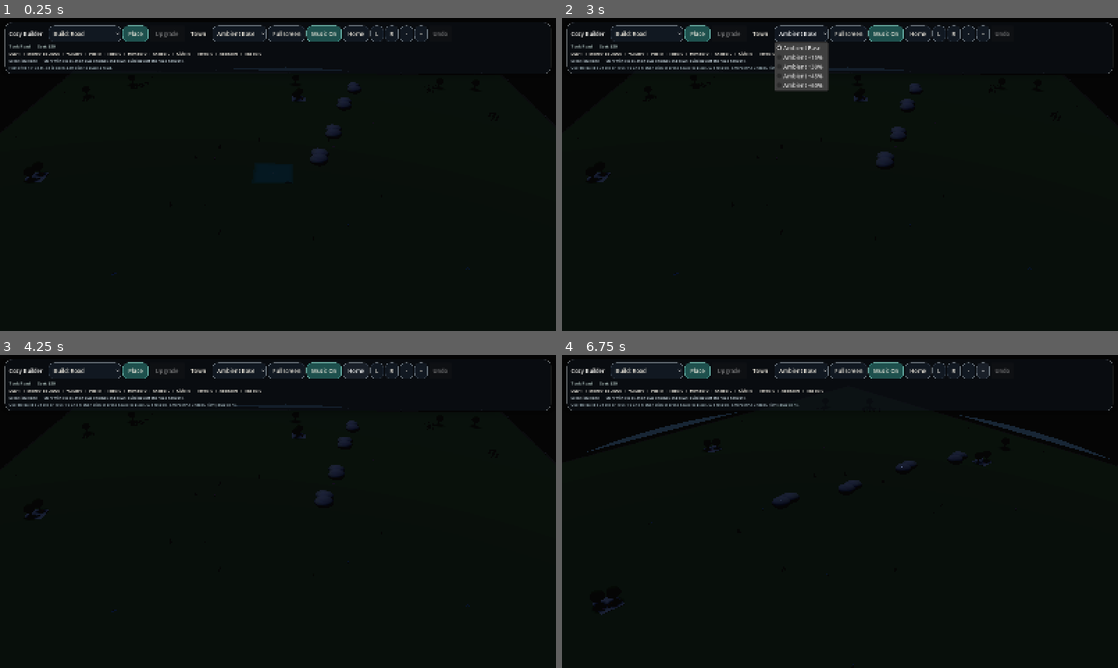
Above: before the commit, frames 1-4 (two rows, left to right).
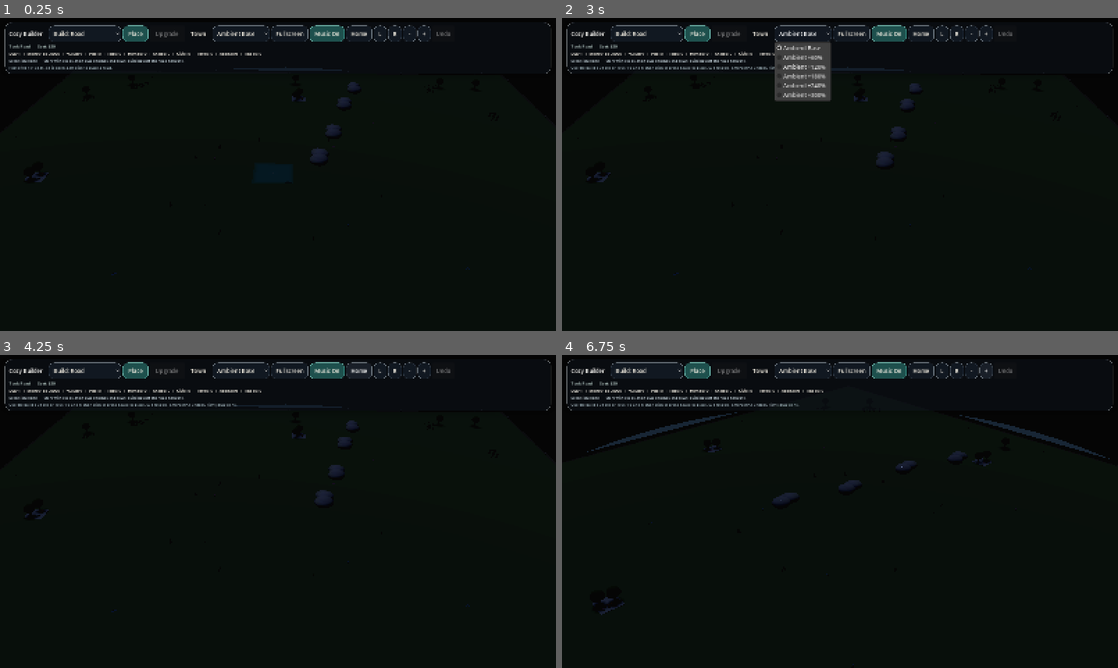
Above: after the commit, the same moments.

Repository: johnswaffles/my-backend-api
Game: Godot game, scene res://scenes/main_scene.tscn
Same seed, same stepped clock (60 frames per second), same inputs: the game is played once before the commit and once after it.
Inputs:
- Up to frame 1 (0.25 s): no input
- Up to frame 2 (3 s): click "Build: Road" at 0.5 s; click "Place" at 1.25 s; click "Town" at 2 s; click "Ambient Base" at 2.75 s
- Up to frame 3 (4.25 s): click "Home" at 3.5 s
- Up to frame 4 (6.75 s): click "L" at 4.25 s; click "R" at 5 s; click "-" at 5.75 s; click "+" at 6.5 s

The runs differ from the first frame. In frame 1, 0.4% of the frame differs, in the area x 47-81%, y 2-8%; in frame 2, 1.0%, in the area x 38-81%, y 2-27%; in frame 3, 0.4%; in frame 4, 0.5%.

Commit message:
Expand ambient light presets to 300 percent

Diff:
--- a/cozy-builder-godot/scripts/building_system.gd
+++ b/cozy-builder-godot/scripts/building_system.gd
@@ -110,10 +110,11 @@
 const MUSIC_STREAM_PATH := "res://assets/audio/Sunrise Over Tiny Blocks (2).mp3"
 const AMBIENT_LIGHT_PRESETS := [
 	{"label": "Ambient Base", "scale": 1.0},
-	{"label": "Ambient +15%", "scale": 1.15},
-	{"label": "Ambient +30%", "scale": 1.3},
-	{"label": "Ambient +45%", "scale": 1.45},
 	{"label": "Ambient +60%", "scale": 1.6},
+	{"label": "Ambient +120%", "scale": 2.2},
+	{"label": "Ambient +180%", "scale": 2.8},
+	{"label": "Ambient +240%", "scale": 3.4},
+	{"label": "Ambient +300%", "scale": 4.0},
 ]
 const PROPERTY_FRONT_SETBACK := 1.0
 const PROPERTY_FRONT_SETBACK_BY_TOOL := {
@@ -709,7 +710,7 @@
 
 
 func _set_ambient_light_scale(scale: float) -> void:
-	_ambient_light_scale = clampf(scale, 1.0, 1.6)
+	_ambient_light_scale = clampf(scale, 1.0, 4.0)
 	_update_day_night_visuals()
 	_refresh_tool_ui()
 
Not shown, changed: public/godot-playtest/index.html
Not shown, changed: public/godot-playtest/index.pck
